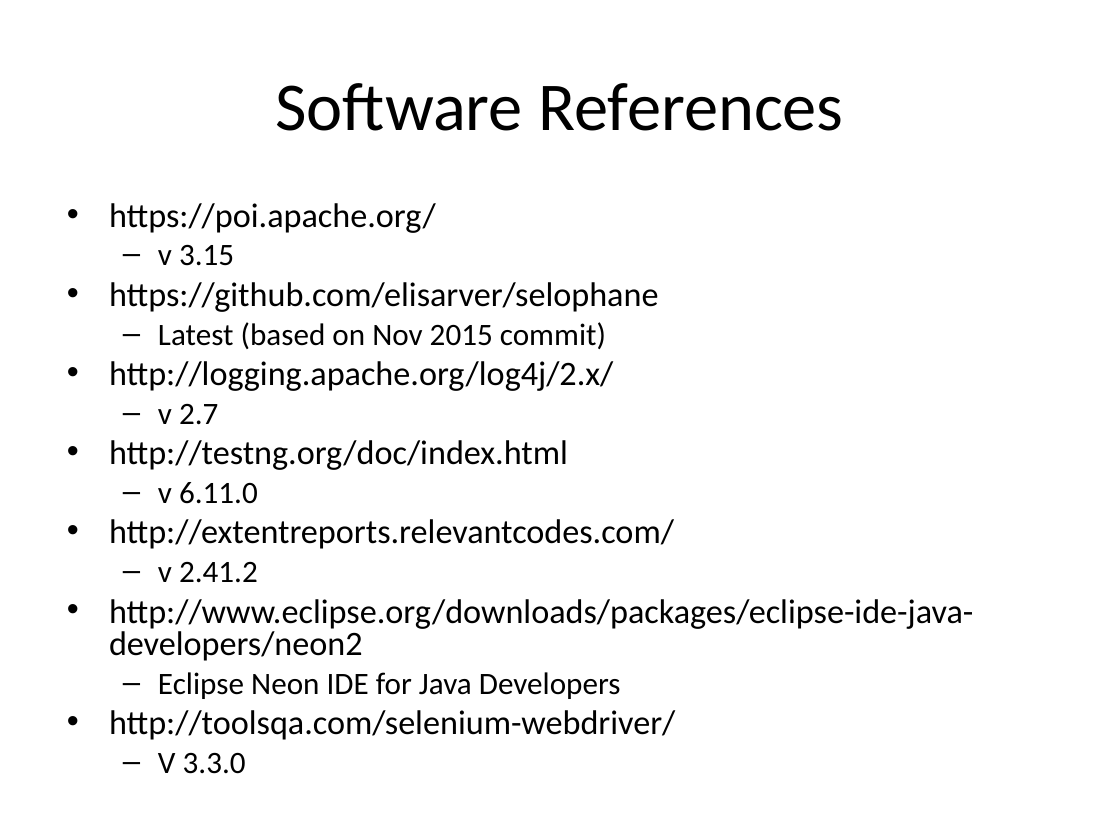
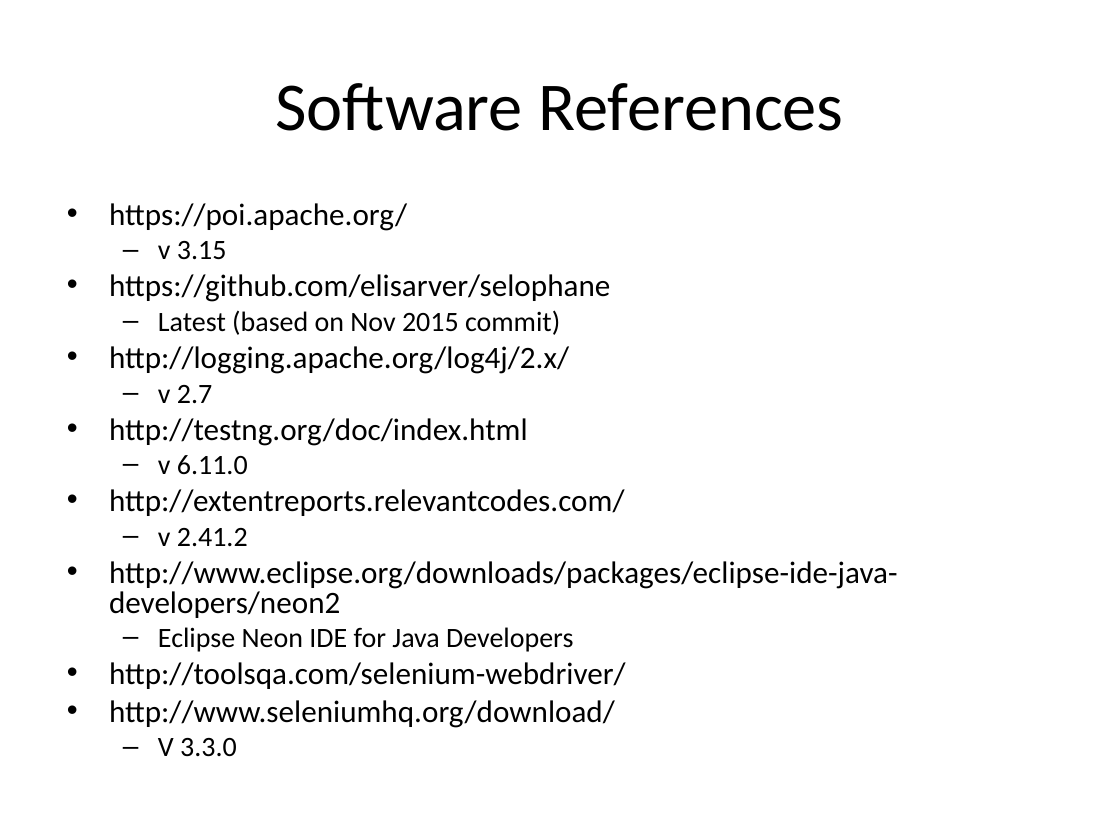
Before and after one commit to asudipto/selophane_InYetAnotherDemoProject, a slide deck: slide 6 of Selenium_NSE/Selenium 3 Framework.ppt. Drawn at 1120x840 pixels with LibreOffice and Linux fonts; fonts in the diff are those of the drawing. Boxes give left, top, right and bottom in pixels: in the first picture for what was removed or moved away, otherwise in the second. Text is boxed around its words. In the diff, an @@ line names an element or a change of style, - is before the commit and + after.

Commit message:
updated

```diff
--- a/Selenium_NSE/Selenium 3 Framework.ppt
+++ b/Selenium_NSE/Selenium 3 Framework.ppt
@@ text at (109, 203, 898, 757): size 22 to 20 pt in "https://poi.apache.org/", "https://github.com/elisarver/selophane", "http://logging.apache.org/log4j/2.x/", "http://testng.org/doc/index.html" and 3 more places; size 20 to 18 pt in "v 3.15", "Latest (based on Nov 2015 commit)", "v 2.7", "v 6.11.0" and 3 more places @@
@@ text at (109, 700, 615, 728): paragraph added @@
+• http://www.seleniumhq.org/download/
```
